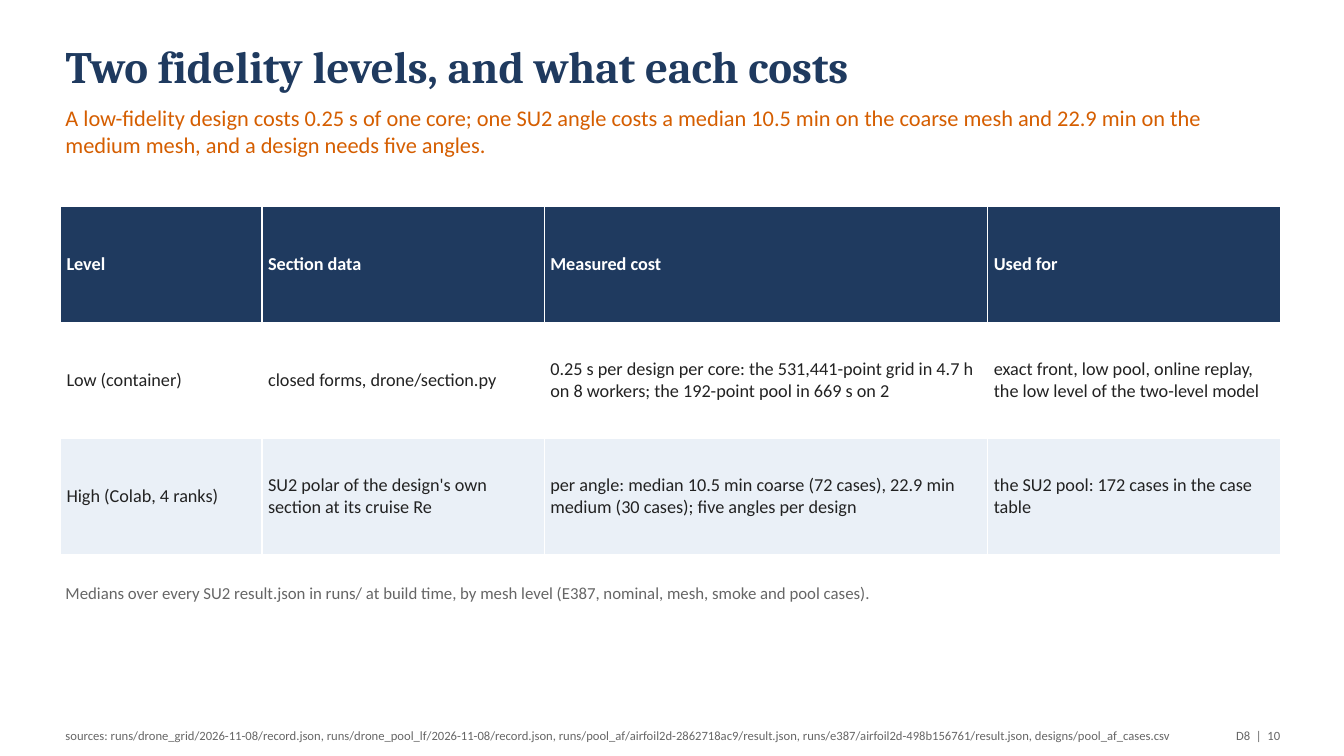
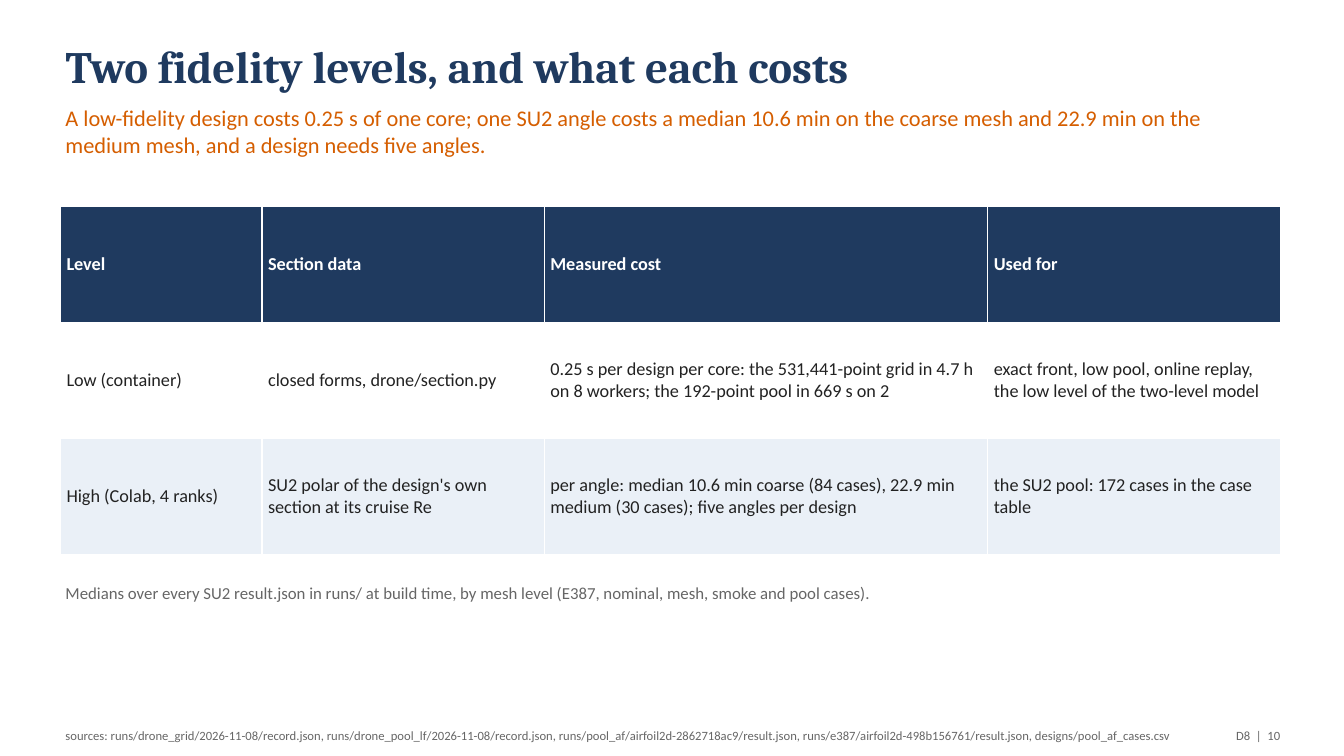
Before and after one commit to emarinhoss/ai-engineering, a slide deck: slide 10 of docs/talk/deck_drone.pptx. Drawn at 1344x756 pixels with LibreOffice and Linux fonts; fonts in the diff are those of the drawing. Boxes give left, top, right and bottom in pixels: in the first picture for what was removed or moved away, otherwise in the second. Text is boxed around its words. In the diff, an @@ line names an element or a change of style, - is before the commit and + after.

```diff
--- a/docs/talk/deck_drone.pptx
+++ b/docs/talk/deck_drone.pptx
@@ text at (x1=65, y1=110, x2=1200, y2=157): text changed @@
-A low-fidelity design costs 0.25 s of one core; one SU2 angle costs a median 10.5 min on the coarse mesh and 22.9 min on the medium mesh, and a design needs five angles.
+A low-fidelity design costs 0.25 s of one core; one SU2 angle costs a median 10.6 min on the coarse mesh and 22.9 min on the medium mesh, and a design needs five angles.
@@ table at (x1=60, y1=207, x2=1280, y2=555) @@
-row 3, column 3: per angle: median 10.5 min coarse (72 cases), 22.9 min medium (30 cases); five angles per design
+row 3, column 3: per angle: median 10.6 min coarse (84 cases), 22.9 min medium (30 cases); five angles per design
```
Also in this commit, not shown: 11 other slides changed, 5 other files.
